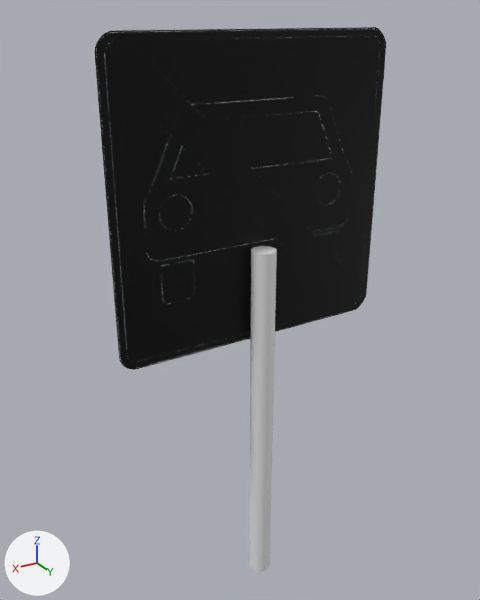
The COLLADA model worlds/models/meshes/Expressway_end.dae as it was, and as the next commit left it.
Rendered twice from a 50 mm lens placed at (0.168, 0.265, 0.305), pointed at (0.005, -0.007, 0.17). The lights are fixed; the arrows at lower left show +X, +Y and +Z. Where no turn or scale is listed for an object, it has been applied to the vertices.

Objects in the first picture: 'Cylinder', 'path43'.
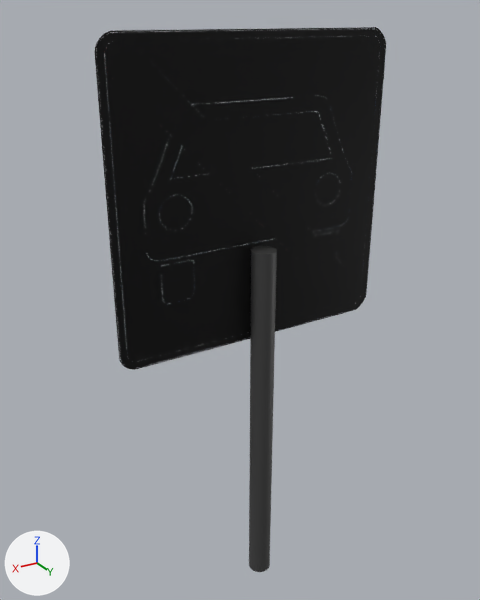
Boxes [x1, y1, x2, y2] around the edits, measured in the pictures (480 x 600 px):
'Cylinder', recoloured (grey to black)
    both: [249, 246, 277, 572]

What the commit changed:
Material 'Material.001' (mat_material_001) is new.
Its base color is (0.0497, 0.0497, 0.0497) (black #3f3f3f).
me_cylinder has 64 vertices, 124 faces and spans x -0.006..0.006, y -0.006..0.006, z -0.1..0.1.
me_cylinder now uses material mat_material_001 (black #3f3f3f).
